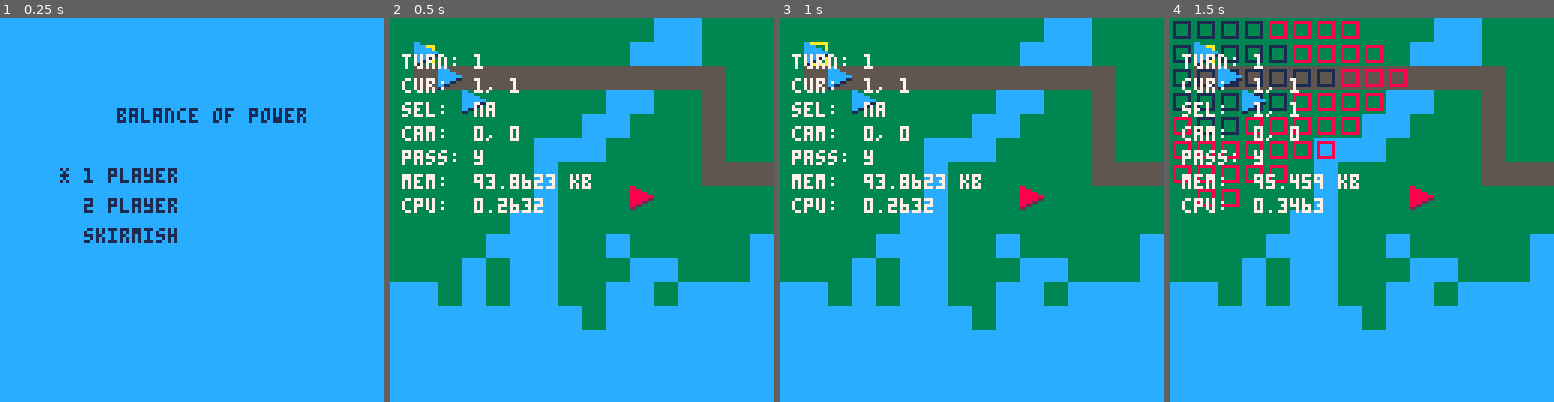
Above: before the commit, frames 1-4 (left to right).
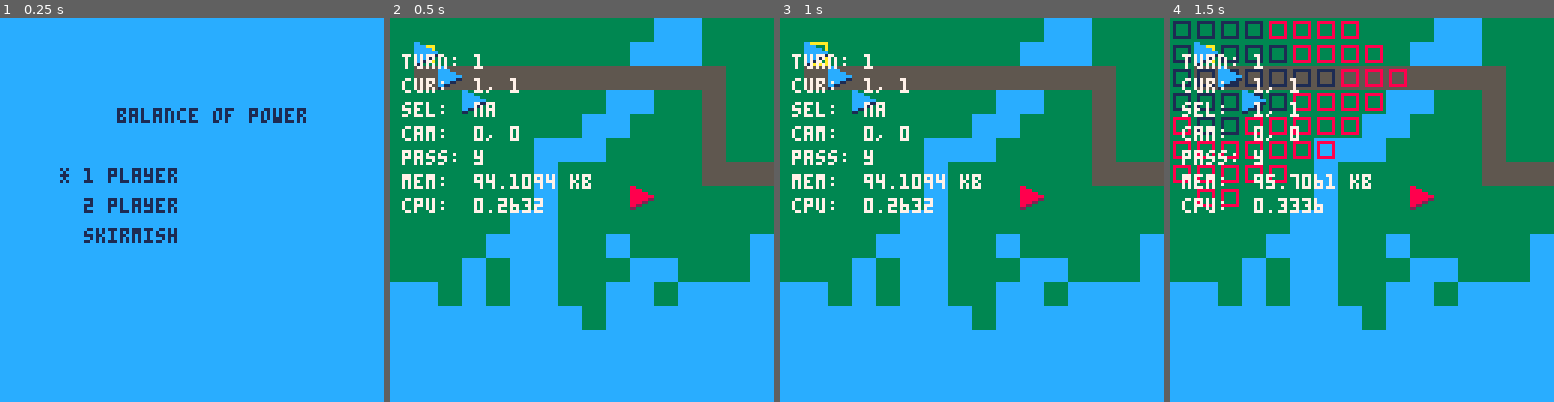
Above: after the commit, the same moments.

Repository: chrisallenlane/balance-of-power
Game: PICO-8 cartridge balance-of-power.p8
Two runs of this game, one before a commit and one after it. Both use one fixed random seed, a clock stepped at 60 frames per second and the inputs below.
Inputs:
- Up to frame 1 (0.25 s): no input
- Up to frame 2 (0.5 s): tap X (X key) at 0.33 s
- Up to frame 3 (1 s): tap O (Z key) at 0.7 s
- Up to frame 4 (1.5 s): tap X (X key) at 1.07 s

Frame 1 is identical in both runs. In frame 2, 0.2% of the frame differs, in the area x 25-43%, y 40-45%; in frame 3, 0.2%; in frame 4, 0.4%, in the area x 31-53%, y 40-51%.

Commit message:
perf(Radius): minor optimizatiions
Make minor performance optimizations to `Radius:draw`.

Diff:
--- a/src/radius.lua
+++ b/src/radius.lua
@@ -93,12 +93,21 @@
 
 -- draw the radius to the map
 function Radius:draw()
-    -- draw the attack cells before the movement cells, because the latter are
-    -- a subset of the former
+    -- draw the movement radius
+    -- NB: the bitshifting just multiplies by 8
+    for x, cell in pairs(self.cells.move) do
+        for y, _ in pairs(cell) do spr(48, x << 3, y << 3) end
+    end
+
+    -- draw the attack radius
     for x, cell in pairs(self.cells.atk) do
-        for y, _ in pairs(cell) do spr(50, x * 8, y * 8) end
-    end
-    for x, cell in pairs(self.cells.move) do
-        for y, _ in pairs(cell) do spr(48, x * 8, y * 8) end
+        for y, _ in pairs(cell) do
+            -- NB: making this check and only drawing the necessary cells is
+            -- slightly faster than drawing the movement radius on top of the
+            -- attack radius
+            if not self:contains('move', x, y) then
+                spr(50, x << 3, y << 3)
+            end
+        end
     end
 end
